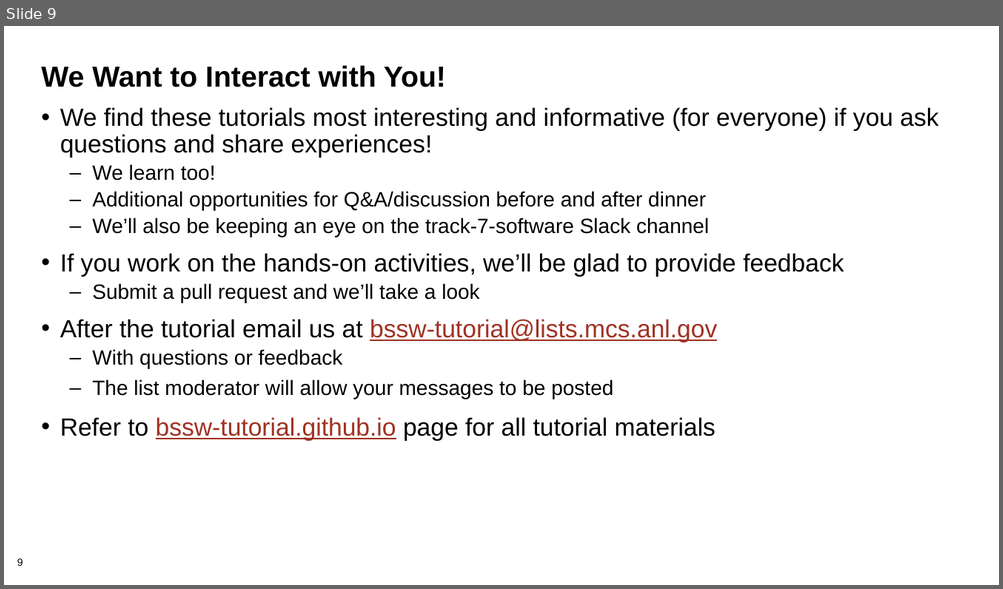
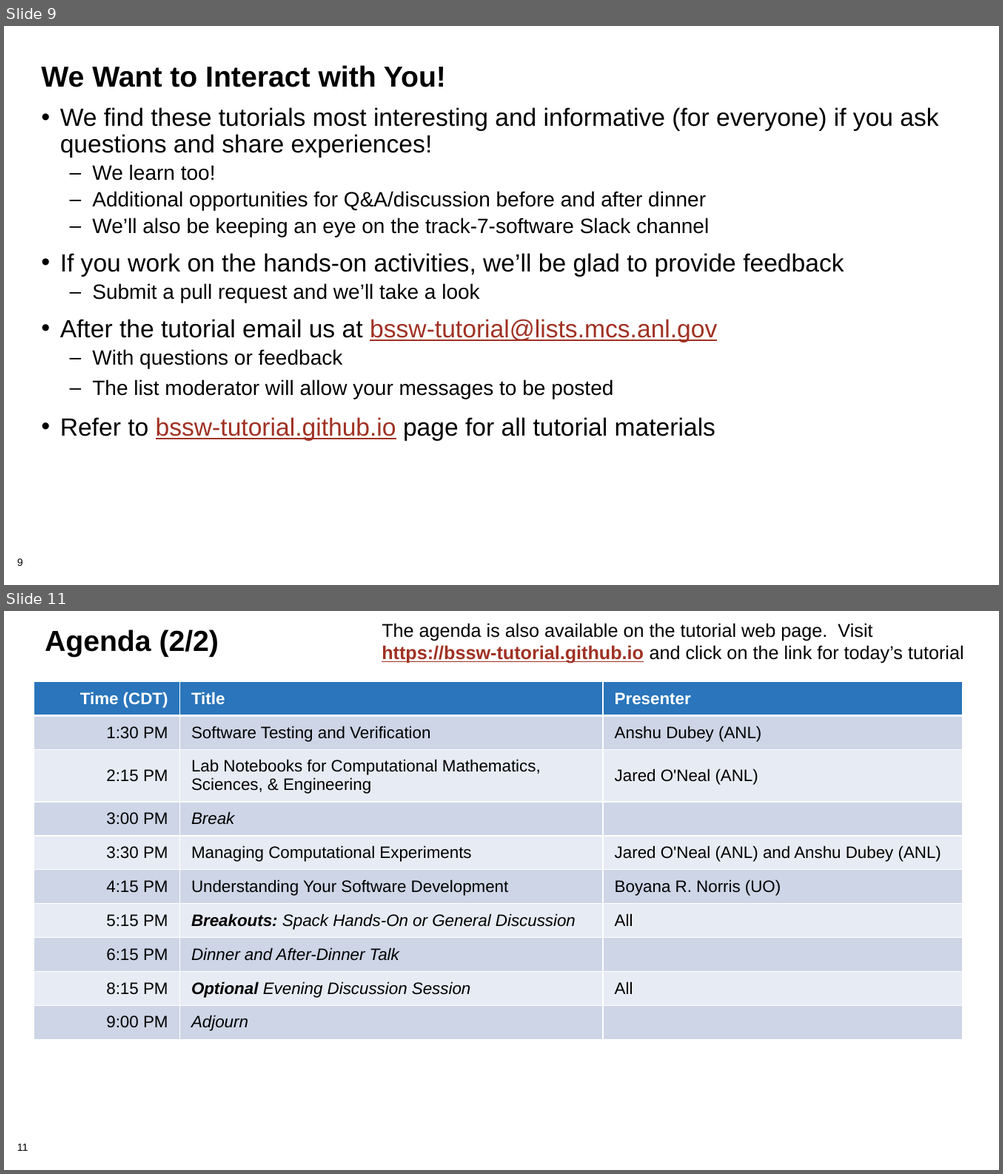
Before and after one commit to bssw-tutorial/presentations, a slide deck: intro-a.pptx. Shown one above the other, each under a label of ours: slide 9 before the commit, slides 9 and 11 after it; the slides between them are not shown. The pictures are 1003x589 and 1003x1174 pixels, drawn with LibreOffice and Linux fonts; fonts in the diff are those of the drawing; background and template pictures are left out. Boxes give left, top, right and bottom in pixels: in the first picture for what was removed or moved away, otherwise in the second. Text is boxed around its words. In the diff, an @@ line names an element or a change of style, - is before the commit and + after.

Commit message:
Finalize title and license slides

```diff
--- a/intro-a.pptx
+++ b/intro-a.pptx
@@ slide 11 added at <box>4,611,999,1170</box>, background #FFFFFF; not listed: 1 template element that a slide beside it also shows @@
@@ title added at <box>45,629,219,657</box>, 28 pt, text #000000, bold @@
+Agenda (2/2)
@@ text added at <box>381,623,964,664</box>, 18 pt, text #000000 @@
+The agenda is also available on the tutorial web page. Visit https://bssw-tutorial.github.io and click on the link for today’s tutorial
@@ table added at <box>34,682,962,1056</box>, 10 rows, 3 columns @@
+Time (CDT) | Title | Presenter
+1:30 PM | Software Testing and Verification | Anshu Dubey (ANL)
+2:15 PM | Lab Notebooks for Computational Mathematics, Sciences, & Engineering | Jared O'Neal (ANL)
+3:00 PM | Break | 
+3:30 PM | Managing Computational Experiments | Jared O'Neal (ANL) and Anshu Dubey (ANL)
+4:15 PM | Understanding Your Software Development | Boyana R. Norris (UO)
+5:15 PM | Breakouts: Spack Hands-On or General Discussion | All
+6:15 PM | Dinner and After-Dinner Talk | 
+8:15 PM | Optional Evening Discussion Session | All
+9:00 PM | Adjourn | 
```
Also in this commit, not shown: 2 slides changed, 6 other files.
